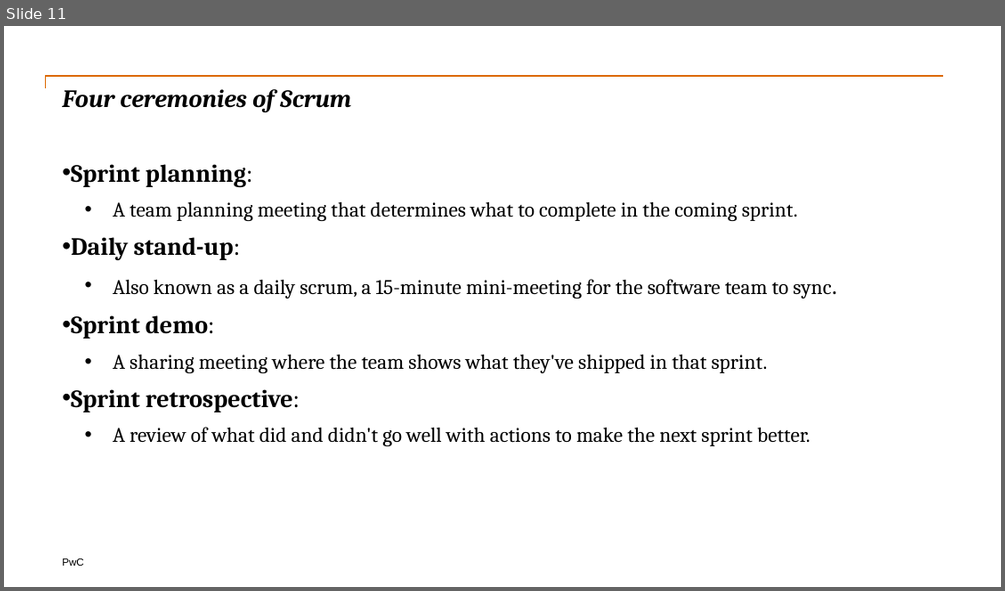
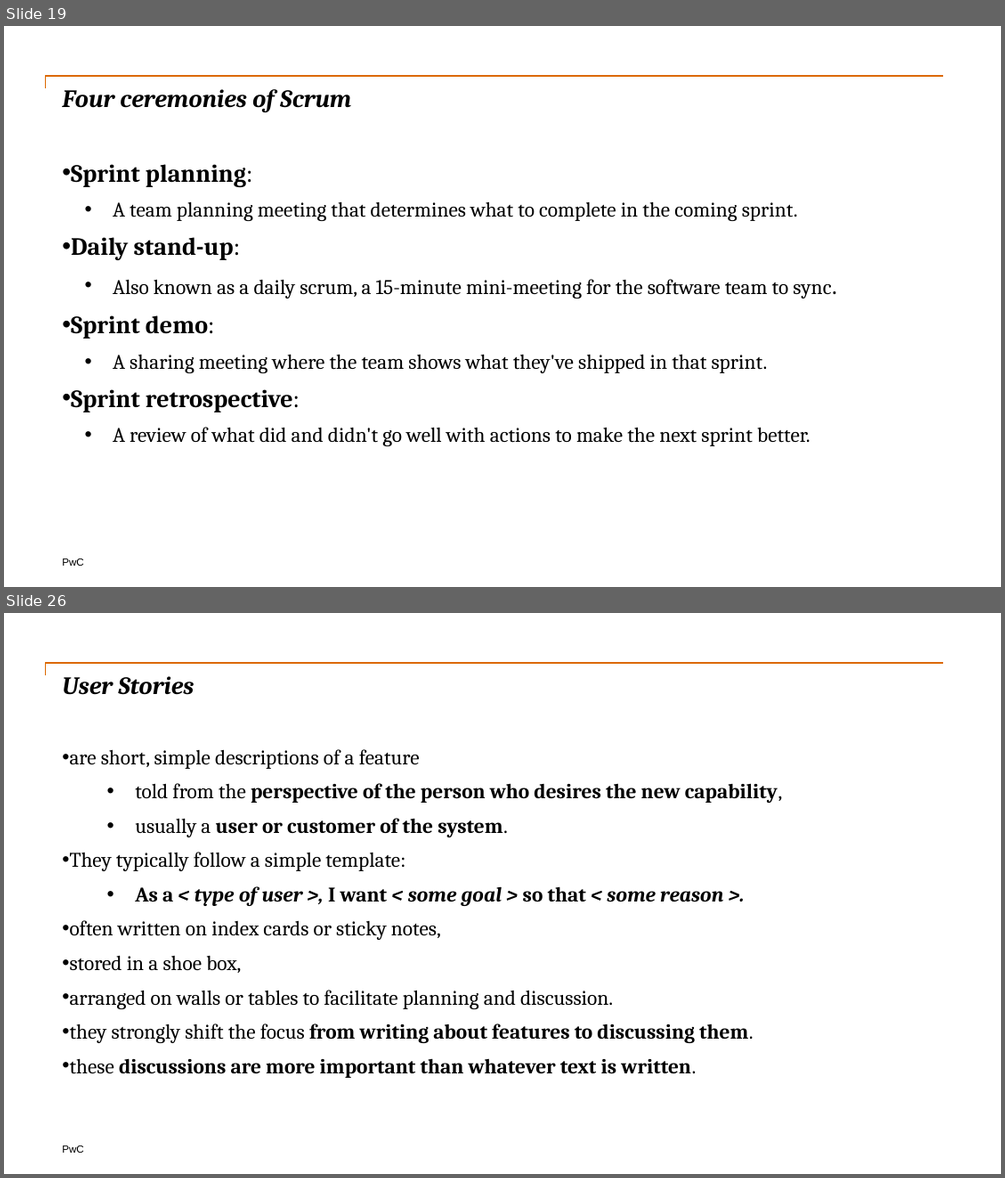
Before and after one commit to nadee158/reference_docs, a slide deck: doc/scrum_introduction.pptx. Shown one above the other, each under a label of ours: slide 11 before the commit, slides 19 and 26 after it; the slides between them are not shown. The pictures are 1005x591 and 1005x1178 pixels, drawn with LibreOffice and Linux fonts; fonts in the diff are those of the drawing. Boxes give left, top, right and bottom in pixels: in the first picture for what was removed or moved away, otherwise in the second. Text is boxed around its words. In the diff, an @@ line names an element or a change of style, - is before the commit and + after.

```diff
--- a/doc/scrum_introduction.pptx
+++ b/doc/scrum_introduction.pptx
@@ slide 26 added at box(4, 613, 1001, 1174), background #FFFFFF; not listed: 2 template elements that a slide beside it also shows @@
@@ title added at box(62, 676, 194, 695), 24 pt, text #000000, bold, italic @@
+User Stories
@@ text added at box(70, 749, 782, 1078), 20 pt, text #000000 @@
+• are short, simple descriptions of a feature
+      • told from the perspective of the person who desires the new capability,
+      • usually a user or customer of the system.
+• They typically follow a simple template:
+      • As a < type of user >, I want < some goal > so that < some reason >.
+• often written on index cards or sticky notes,
+• stored in a shoe box,
+• arranged on walls or tables to facilitate planning and discussion.
+• they strongly shift the focus from writing about features to discussing them.
+• these discussions are more important than whatever text is written.
@@ what was slide 11 is now slide 19 @@
```
Also in this commit, not shown: 15 slides changed, 14 other slides added, 2 other files.
